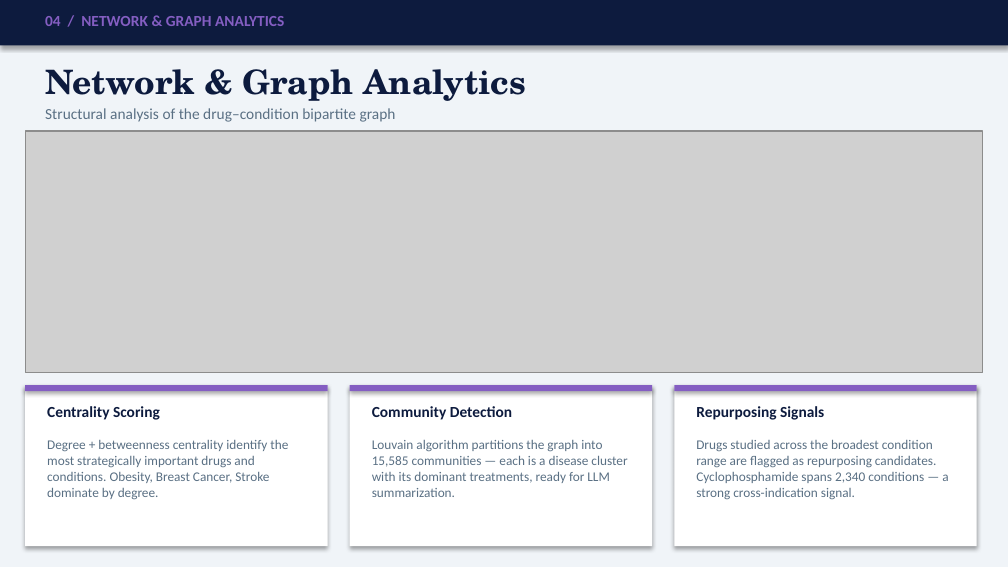
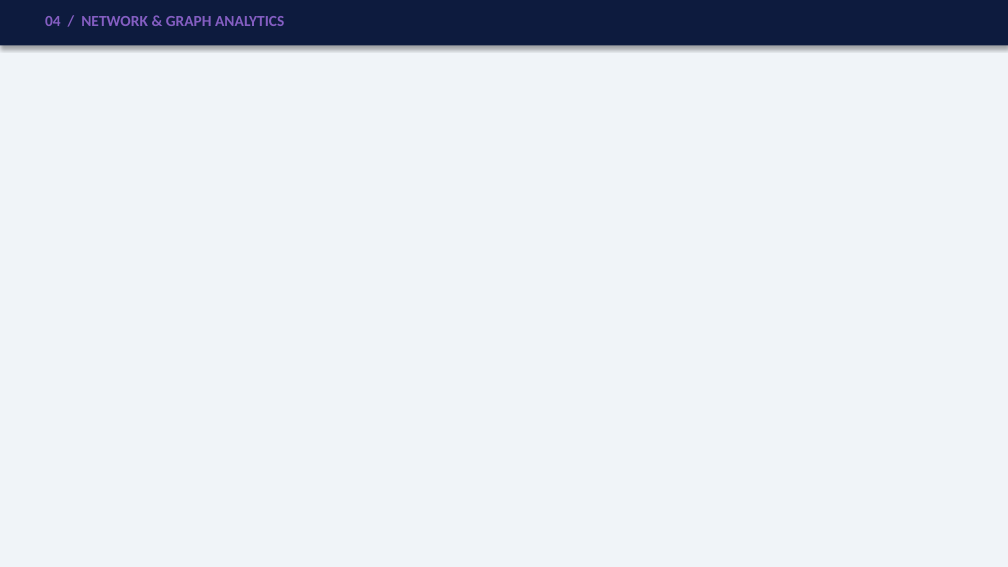
Before and after one commit to SHASANKsp/ClinicalTrails_application, a slide deck: slide 14 of ClinicalTrials_KG_LinkedIn_v2.pptx (slide 19 before the commit). Drawn at 1008x567 pixels with LibreOffice and Linux fonts; fonts in the diff are those of the drawing; grey boxes stand for pictures. Boxes give left, top, right and bottom in pixels: in the first picture for what was removed or moved away, otherwise in the second. Text is boxed around its words. In the diff, an @@ line names an element or a change of style, - is before the commit and + after.

```diff
--- a/ClinicalTrials_KG_LinkedIn_v2.pptx
+++ b/ClinicalTrials_KG_LinkedIn_v2.pptx
@@ text removed at [45,69,526,101] @@
-Network & Graph Analytics
@@ text removed at [45,108,396,122] @@
-Structural analysis of the drug–condition bipartite graph
@@ picture removed at [25,131,983,373] @@
@@ rectangle removed at [25,385,328,546] @@
@@ rectangle removed at [25,385,328,391] @@
@@ rectangle removed at [350,385,652,546] @@
@@ rectangle removed at [350,385,652,391] @@
@@ rectangle removed at [674,385,977,546] @@
@@ rectangle removed at [674,385,977,391] @@
@@ text removed at [47,406,160,420] @@
-Centrality Scoring
@@ text removed at [372,406,512,420] @@
-Community Detection
@@ text removed at [696,406,824,420] @@
-Repurposing Signals
@@ text removed at [47,440,288,500] @@
-Degree + betweenness centrality identify the most strategically important drugs and conditions. Obesity, Breast Cancer, Stroke dominate by degree.
@@ text removed at [372,440,627,497] @@
-Louvain algorithm partitions the graph into 15,585 communities — each is a disease cluster with its dominant treatments, ready for LLM summarization.
@@ text removed at [696,440,948,499] @@
-Drugs studied across the broadest condition range are flagged as repurposing candidates. Cyclophosphamide spans 2,340 conditions — a strong cross-indication signal.
```
Also in this commit, not shown: 10 other slides changed, 1 slide added, 6 slides removed, 3 other files.
